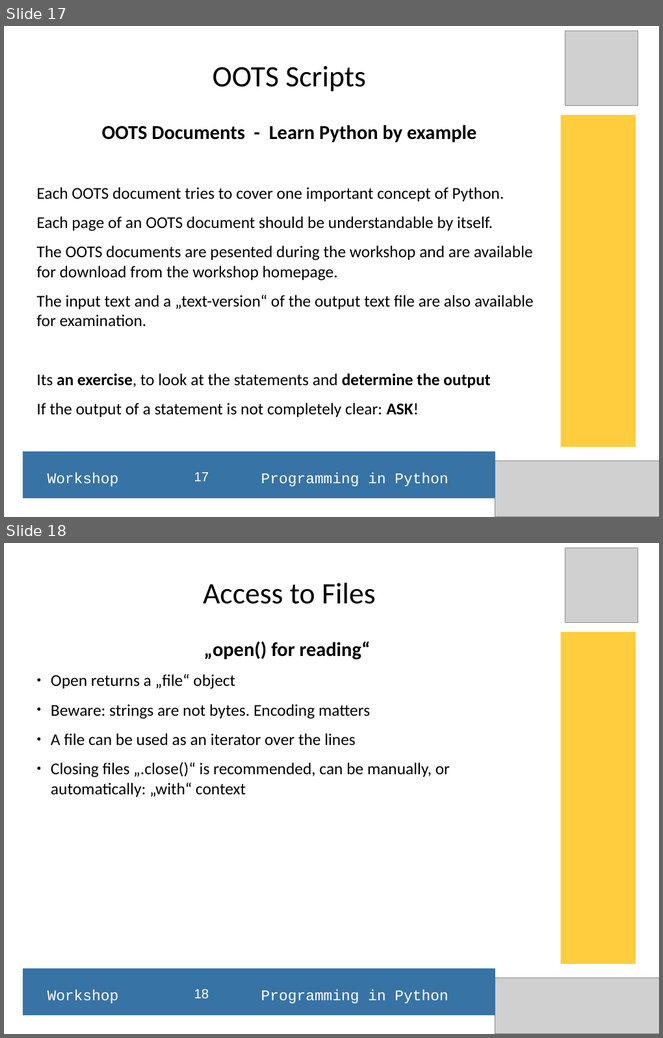
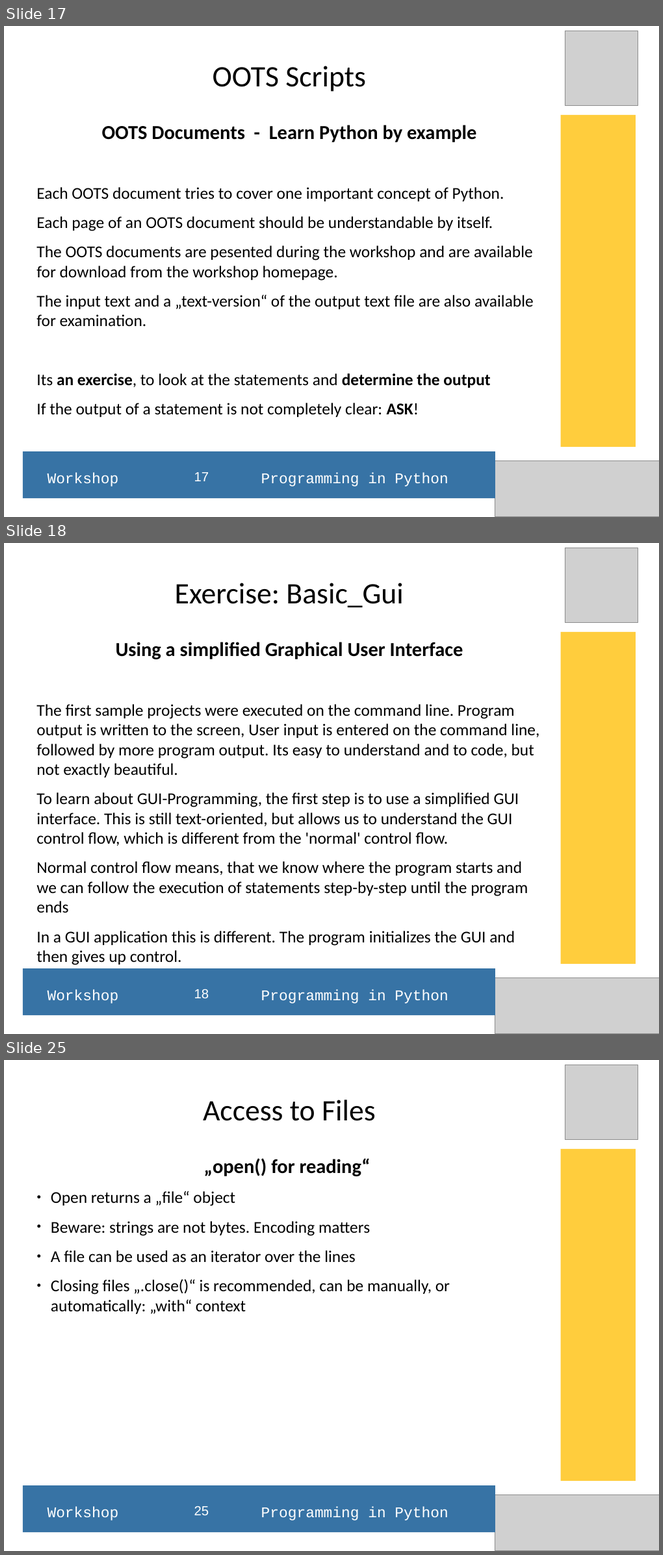
Before and after one commit to hans-boden/pyws-fablab-lisbon, a slide deck: resources/python_ws_2016Q1.odp. Shown one above the other, each under a label of ours: slides 17 and 18 before the commit, slides 17, 18 and 25 after it; the slides between them are not shown. The pictures are 663x1038 and 663x1555 pixels, drawn with LibreOffice and Linux fonts; fonts in the diff are those of the drawing; grey boxes stand for pictures. Boxes give left, top, right and bottom in pixels: in the first picture for what was removed or moved away, otherwise in the second. Text is boxed around its words. In the diff, an @@ line names an element or a change of style, - is before the commit and + after.

Commit message:
extended Python Workshop presentation

```diff
--- a/resources/python_ws_2016Q1.odp
+++ b/resources/python_ws_2016Q1.odp
@@ slide 18 added at (4,543,659,1034), background #FFFFFF @@
@@ picture added at (566,548,638,623) @@
@@ title added at (175,583,403,607), 36 pt, text #000000 @@
+Exercise: Basic_Gui
@@ rectangle added at (561,632,636,965), fill #FFCD3D @@
@@ subtitle added at (36,642,540,946), 20 pt, text #000000 @@
+Using a simplified Graphical User Interface
+The first sample projects were executed on the command line. Program output is written to the screen, User input is entered on the command line, followed by more program output. Its easy to understand and to code, but not exactly beautiful.
+To learn about GUI-Programming, the first step is to use a simplified GUI interface. This is still text-oriented, but allows us to understand the GUI control flow, which is different from the 'normal' control flow.
+Normal control flow means, that we know where the program starts and we can follow the execution of statements step-by-step until the program ends
+In a GUI application this is different. The program initializes the GUI and then gives up control.
@@ rectangle added at (22,969,495,1016), fill #3773A5 @@
@@ text added at (48,990,448,1004), 18 pt, text #FFFFFF @@
+Workshop Programming in Python
@@ page number added at (194,990,209,999), 16 pt, text #FFFFFF @@
+18
@@ picture added at (495,979,659,1034) @@
@@ what was slide 18 is now slide 25 @@
@@ page number at (194,1507,209,1516): text changed @@
-18
+25
```
Also in this commit, not shown: 6 other slides added, 3 other files.
